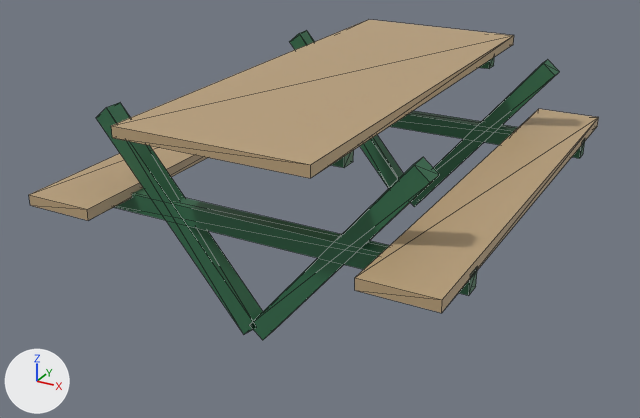
The glTF model Data/RideUK/Props/SM_Prop_cafe_picnic_1_LOD2.glb: old version first, new version second.
The view is the same before and after, from a 50 mm lens placed at (1.46, -2.87, 1.62), pointed at (-0.06, -0.1, 0.24). Every picture has the same lights, and +X, +Y and +Z are marked at lower left. The first picture is the older version. Mesh edges are drawn as thin lines. Vertices at exactly the same position are counted once.

The first picture shows 'SM_Prop_cafe_picnic_1_LOD2'.
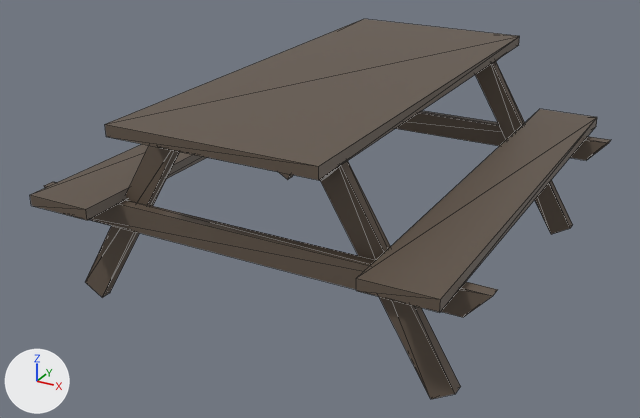
Location of each change, [x1, y1, x2, y2] in pixels of the pictures (640 x 418 px; the box of a moved part takes in the faces that stretch with it):
'SM_Prop_cafe_picnic_1_LOD2', reshaped (19% taller)
    before: [29, 20, 599, 340]
    after: [30, 19, 611, 399]
part 1 of me_sm_prop_cafe_picnic_1_lod2, moved or reshaped
    before: [111, 20, 514, 178]
    after: [105, 19, 520, 180]
part 2 of me_sm_prop_cafe_picnic_1_lod2, moved or reshaped
    before: [96, 102, 477, 340]
    after: [44, 146, 498, 399]
part 3 of me_sm_prop_cafe_picnic_1_lod2, moved or reshaped
    before: [289, 30, 585, 207]
    after: [279, 60, 611, 234]
part 4 of me_sm_prop_cafe_picnic_1_lod2, recoloured (beige to brown)
    before: [29, 20, 599, 340]
    after: [30, 19, 611, 399]

Diff of the bpy script that builds the scene:
```diff
--- a/Data/RideUK/Props/SM_Prop_cafe_picnic_1_LOD2.glb.py
+++ b/Data/RideUK/Props/SM_Prop_cafe_picnic_1_LOD2.glb.py
@@ me_sm_prop_cafe_picnic_1_lod2 @@
-me_sm_prop_cafe_picnic_1_lod2.from_pydata(...)  # 88 vertices, 132 faces; spans x -0.75..0.75, y -0.9..0.9, z -0.01..0.76
-me_sm_prop_cafe_picnic_1_lod2.vertices[24].co = (-0.04, -0.69, -0.01)  # pixel (243, 334)
-me_sm_prop_cafe_picnic_1_lod2.vertices[25].co = (-0.04, -0.61, -0.01)
-me_sm_prop_cafe_picnic_1_lod2.vertices[26].co = (0.01, -0.61, 0.04)
-me_sm_prop_cafe_picnic_1_lod2.vertices[27].co = (0.01, -0.69, 0.04)  # pixel (256, 327)
-me_sm_prop_cafe_picnic_1_lod2.vertices[28].co = (-0.61, -0.69, 0.68)  # pixel (95, 117)
-me_sm_prop_cafe_picnic_1_lod2.vertices[29].co = (-0.56, -0.69, 0.73)  # pixel (106, 107)
-me_sm_prop_cafe_picnic_1_lod2.vertices[30].co = (-0.56, -0.61, 0.73)  # pixel (120, 102)
-me_sm_prop_cafe_picnic_1_lod2.vertices[31].co = (-0.61, -0.61, 0.68)
-me_sm_prop_cafe_picnic_1_lod2.vertices[32].co = (-0.01, -0.69, 0.04)  # pixel (249, 325)
-me_sm_prop_cafe_picnic_1_lod2.vertices[33].co = (-0.01, -0.61, 0.04)
-me_sm_prop_cafe_picnic_1_lod2.vertices[34].co = (0.04, -0.61, -0.01)  # pixel (273, 330)
-me_sm_prop_cafe_picnic_1_lod2.vertices[35].co = (0.04, -0.69, -0.01)  # pixel (262, 340)
-me_sm_prop_cafe_picnic_1_lod2.vertices[36].co = (0.56, -0.69, 0.73)  # pixel (413, 164)
-me_sm_prop_cafe_picnic_1_lod2.vertices[37].co = (0.61, -0.69, 0.68)  # pixel (430, 182)
-me_sm_prop_cafe_picnic_1_lod2.vertices[38].co = (0.61, -0.61, 0.68)  # pixel (439, 174)
-me_sm_prop_cafe_picnic_1_lod2.vertices[39].co = (0.56, -0.61, 0.73)  # pixel (423, 156)
-me_sm_prop_cafe_picnic_1_lod2.vertices[40].co = (-0.75, -0.68, 0.35)
-me_sm_prop_cafe_picnic_1_lod2.vertices[41].co = (-0.75, -0.62, 0.35)
-me_sm_prop_cafe_picnic_1_lod2.vertices[42].co = (0.75, -0.62, 0.35)  # pixel (475, 286)
-me_sm_prop_cafe_picnic_1_lod2.vertices[43].co = (0.75, -0.68, 0.35)  # pixel (468, 295)
-me_sm_prop_cafe_picnic_1_lod2.vertices[44].co = (-0.75, -0.68, 0.42)
-me_sm_prop_cafe_picnic_1_lod2.vertices[45].co = (0.75, -0.68, 0.42)  # pixel (470, 274)
-me_sm_prop_cafe_picnic_1_lod2.vertices[46].co = (0.75, -0.62, 0.42)  # pixel (477, 265)
-me_sm_prop_cafe_picnic_1_lod2.vertices[47].co = (-0.75, -0.62, 0.42)
-me_sm_prop_cafe_picnic_1_lod2.vertices[48].co = (-0.34, -0.68, 0.68)
-me_sm_prop_cafe_picnic_1_lod2.vertices[49].co = (-0.34, -0.62, 0.68)
-me_sm_prop_cafe_picnic_1_lod2.vertices[50].co = (0.34, -0.62, 0.68)  # pixel (353, 161)
-me_sm_prop_cafe_picnic_1_lod2.vertices[51].co = (0.34, -0.68, 0.68)  # pixel (344, 167)
-me_sm_prop_cafe_picnic_1_lod2.vertices[52].co = (-0.34, -0.68, 0.72)
-me_sm_prop_cafe_picnic_1_lod2.vertices[53].co = (0.34, -0.68, 0.72)
-me_sm_prop_cafe_picnic_1_lod2.vertices[54].co = (0.34, -0.62, 0.72)
-me_sm_prop_cafe_picnic_1_lod2.vertices[55].co = (-0.34, -0.62, 0.72)
+me_sm_prop_cafe_picnic_1_lod2.from_pydata(...)  # 88 vertices, 132 faces; spans x -0.84..0.84, y -0.9..0.9, z -0.02..0.76
+# me_sm_prop_cafe_picnic_1_lod2 part 1: the loose piece of 8 vertices spanning x -0.35..0.35, y -0.9..0.9, z 0.72..0.76 is scaled about its middle by (1.07, 1, 1)
+# me_sm_prop_cafe_picnic_1_lod2 part 2
+me_sm_prop_cafe_picnic_1_lod2.vertices[24].co = (-0.74, -0.7, 0.02)  # pixel (85, 282)
+me_sm_prop_cafe_picnic_1_lod2.vertices[25].co = (-0.74, -0.66, 0.02)
+me_sm_prop_cafe_picnic_1_lod2.vertices[26].co = (-0.66, -0.66, -0.02)  # pixel (110, 292)
+me_sm_prop_cafe_picnic_1_lod2.vertices[27].co = (-0.66, -0.7, -0.02)  # pixel (102, 297)
+me_sm_prop_cafe_picnic_1_lod2.vertices[28].co = (-0.31, -0.7, 0.74)
+me_sm_prop_cafe_picnic_1_lod2.vertices[29].co = (-0.23, -0.7, 0.7)
+me_sm_prop_cafe_picnic_1_lod2.vertices[30].co = (-0.23, -0.66, 0.7)
+me_sm_prop_cafe_picnic_1_lod2.vertices[31].co = (-0.31, -0.66, 0.74)
+me_sm_prop_cafe_picnic_1_lod2.vertices[32].co = (0.66, -0.7, -0.02)  # pixel (430, 399)
+me_sm_prop_cafe_picnic_1_lod2.vertices[33].co = (0.66, -0.66, -0.02)
+me_sm_prop_cafe_picnic_1_lod2.vertices[34].co = (0.74, -0.66, 0.02)  # pixel (460, 386)
+me_sm_prop_cafe_picnic_1_lod2.vertices[35].co = (0.74, -0.7, 0.02)  # pixel (455, 394)
+me_sm_prop_cafe_picnic_1_lod2.vertices[36].co = (0.23, -0.7, 0.7)
+me_sm_prop_cafe_picnic_1_lod2.vertices[37].co = (0.31, -0.7, 0.74)
+me_sm_prop_cafe_picnic_1_lod2.vertices[38].co = (0.31, -0.66, 0.74)
+me_sm_prop_cafe_picnic_1_lod2.vertices[39].co = (0.23, -0.66, 0.7)
+me_sm_prop_cafe_picnic_1_lod2.vertices[40].co = (0.37, -0.75, 0.72)  # pixel (342, 162)
+me_sm_prop_cafe_picnic_1_lod2.vertices[41].co = (-0.37, -0.75, 0.72)
+me_sm_prop_cafe_picnic_1_lod2.vertices[42].co = (-0.3, -0.75, 0.65)  # pixel (158, 147)
+me_sm_prop_cafe_picnic_1_lod2.vertices[43].co = (0.3, -0.75, 0.65)  # pixel (321, 180)
+me_sm_prop_cafe_picnic_1_lod2.vertices[44].co = (-0.37, -0.7, 0.72)
+me_sm_prop_cafe_picnic_1_lod2.vertices[45].co = (0.37, -0.7, 0.72)
+me_sm_prop_cafe_picnic_1_lod2.vertices[46].co = (0.3, -0.7, 0.65)  # pixel (328, 175)
+me_sm_prop_cafe_picnic_1_lod2.vertices[47].co = (-0.3, -0.7, 0.65)
+me_sm_prop_cafe_picnic_1_lod2.vertices[48].co = (0.84, -0.75, 0.41)  # pixel (492, 296)
+me_sm_prop_cafe_picnic_1_lod2.vertices[49].co = (-0.84, -0.75, 0.41)  # pixel (43, 185)
+me_sm_prop_cafe_picnic_1_lod2.vertices[50].co = (-0.76, -0.75, 0.32)  # pixel (63, 213)
+me_sm_prop_cafe_picnic_1_lod2.vertices[51].co = (0.76, -0.75, 0.32)  # pixel (463, 317)
+me_sm_prop_cafe_picnic_1_lod2.vertices[52].co = (-0.84, -0.7, 0.41)  # pixel (52, 181)
+me_sm_prop_cafe_picnic_1_lod2.vertices[53].co = (0.84, -0.7, 0.41)  # pixel (497, 289)
+me_sm_prop_cafe_picnic_1_lod2.vertices[54].co = (0.76, -0.7, 0.32)
+me_sm_prop_cafe_picnic_1_lod2.vertices[55].co = (-0.76, -0.7, 0.32)
+# me_sm_prop_cafe_picnic_1_lod2 part 3: 32 of 88 vertices moved; they spanned x -0.75..0.75, y 0.61..0.69, z -0.01..0.73 and now span x -0.84..0.84, y 0.66..0.75, z -0.02..0.74; mean shift (0.0, 0.05, -0.01); largest move (-0.34, 0.62, 0.68) -> (0.84, 0.7, 0.41)
+# me_sm_prop_cafe_picnic_1_lod2 part 4: 116 kept faces spanning x -0.84..0.84, y -0.9..0.9, z -0.02..0.76 get new vertex colours
 me_sm_prop_cafe_picnic_1_lod2.materials.append(mat_defaultmaterial)
```
